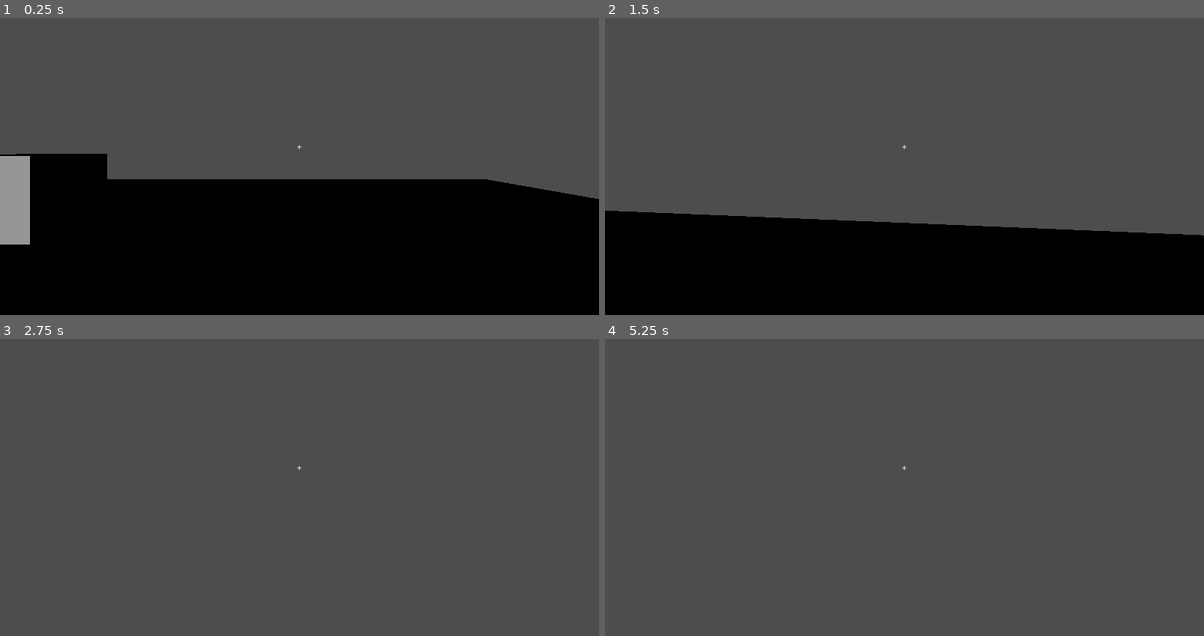
Above: before the commit, frames 1-4 (two rows, left to right).
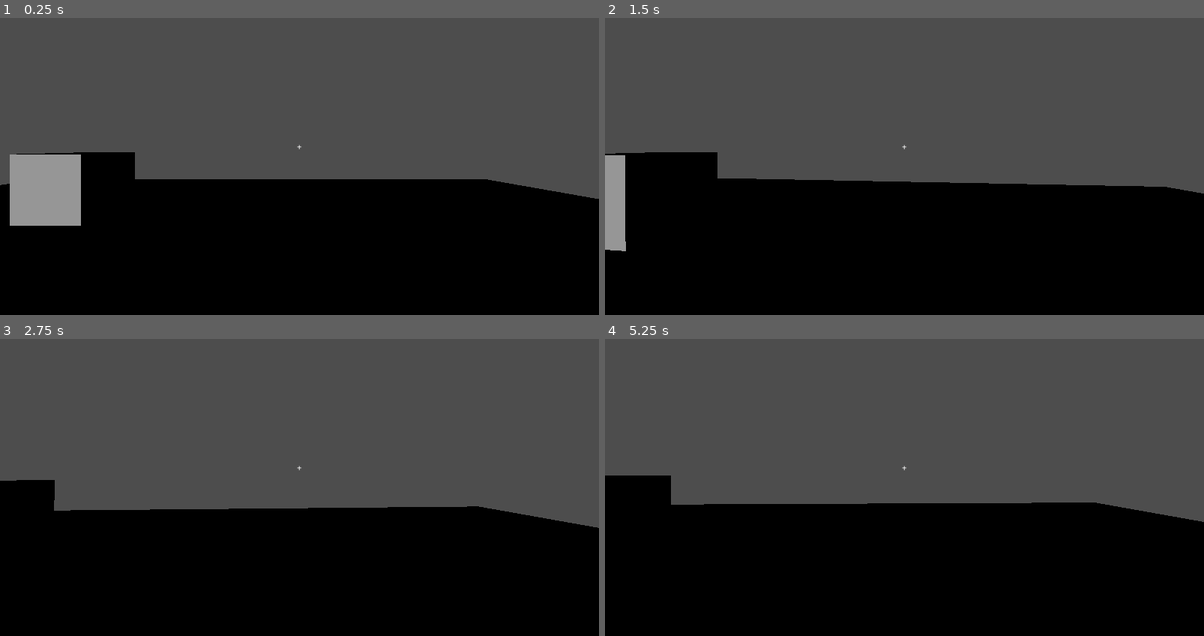
Above: after the commit, the same moments.

Repository: Anonoymouse/forge-repository
Game: Godot game, scene res://test_room.tscn
The game is run twice, just before and just after one commit, with the same random seed, the same clock (stepped at 60 frames per second) and the same inputs. Before the commit the project has no main scene; this scene is started directly in both runs.
Inputs (mouse positions are in pixels of both pictures, inside the frame that each line leads up to):
- Up to frame 1 (0.25 s): no input
- Up to frame 2 (1.5 s): tap Enter at 0.5 s; move the mouse to (934, 145) at 0.52 s; press the mouse at (934, 145) at 0.53 s; hold W (move_forward) from 0.53 s (still down); move the mouse to (874, 148) at 1.27 s; release the mouse at (874, 148) at 1.28 s; click (874, 148) at 1.35 s
- Up to frame 3 (2.75 s): keep holding W (move_forward); move the mouse to (311, 460) at 2.02 s; press the mouse at (311, 460) at 2.03 s
- Up to frame 4 (5.25 s): keep holding W (move_forward); tap Space at 2.75, 4.25 s; move the mouse to (898, 472) at 2.77 s; release the mouse at (898, 472) at 2.78 s; click (898, 472) at 2.85 s; tap Enter at 3.5, 5 s; move the mouse to (946, 472) at 3.52 s; press the mouse at (946, 472) at 3.53 s; move the mouse to (856, 463) at 4.27 s; release the mouse at (856, 463) at 4.28 s; click (856, 463) at 4.35 s; move the mouse to (910, 466) at 5.02 s; press the mouse at (910, 466) at 5.03 s

The runs differ from the first frame. In frame 1, 3.2% of the frame differs, in the area x 0-23%, y 45-77%; in frame 2, 16%; in frame 3, 43%; in frame 4, 45%, in the area x 0-100%, y 45-100%.

Commit message:
I made a bullet

Diff:
--- /dev/null
+++ b/blasterbolt.gd
@@ -0,0 +1,30 @@
+extends Area3D
+
+@export var speed := 35.0
+@export var lifetime := 3.0
+
+var shooter: Node3D
+var time_left := 0.0
+
+
+func _ready() -> void:
+	time_left = lifetime
+	body_entered.connect(_on_body_entered)
+
+
+func _physics_process(delta: float) -> void:
+	global_position += -global_transform.basis.z * speed * delta
+
+	time_left -= delta
+	if time_left <= 0.0:
+		queue_free()
+
+
+func _on_body_entered(body: Node3D) -> void:
+	if body == shooter:
+		return
+
+	if body.has_method("hit"):
+		body.hit()
+
+	queue_free()
--- /dev/null
+++ b/blasterbolt.tscn
@@ -0,0 +1,24 @@
+[gd_scene load_steps=5 format=3 uid="uid://ff6ht5agf7id"]
+
+[ext_resource type="Script" uid="uid://d33513xxxx1kl" path="res://blasterbolt.gd" id="1_b6m7i"]
+
+[sub_resource type="CapsuleMesh" id="CapsuleMesh_b6m7i"]
+radius = 0.08
+height = 0.4
+
+[sub_resource type="StandardMaterial3D" id="StandardMaterial3D_5lp05"]
+albedo_color = Color(0.847059, 0.67451, 0.317647, 1)
+
+[sub_resource type="SphereShape3D" id="SphereShape3D_g6yil"]
+radius = 0.12
+
+[node name="Blasterbolt" type="Area3D"]
+script = ExtResource("1_b6m7i")
+
+[node name="MeshInstance3D" type="MeshInstance3D" parent="."]
+transform = Transform3D(1, 0, 0, 0, -4.37114e-08, -1, 0, 1, -4.37114e-08, 0, 0, 0)
+mesh = SubResource("CapsuleMesh_b6m7i")
+surface_material_override/0 = SubResource("StandardMaterial3D_5lp05")
+
+[node name="CollisionShape3D" type="CollisionShape3D" parent="."]
+shape = SubResource("SphereShape3D_g6yil")
--- a/player.gd
+++ b/player.gd
@@ -2,8 +2,10 @@
 
 @export var speed := 6.0
 @export var mouse_sensitivity := 0.002
-
+var bullet_scene: PackedScene = preload("res://blasterbolt.tscn")
+@onready var muzzle: Marker3D = find_child("Muzzle", true, false)
 @onready var camera: Camera3D = find_child("Camera3D", true, false)
+@onready var crosshair: Label = find_child("Crosshair", true, false)
 
 var gravity: float = ProjectSettings.get_setting("physics/3d/default_gravity")
 
@@ -20,7 +22,11 @@
 	if event is InputEventMouseMotion:
 		rotate_y(-event.relative.x * mouse_sensitivity)
 		camera.rotate_x(-event.relative.y * mouse_sensitivity)
-		camera.rotation.x = clamp(camera.rotation.x, deg_to_rad(-80), deg_to_rad(80))
+		camera.rotation.x = clamp(
+			camera.rotation.x,
+			deg_to_rad(-80),
+			deg_to_rad(80)
+		)
 
 	if event.is_action_pressed("ui_cancel"):
 		Input.mouse_mode = Input.MOUSE_MODE_VISIBLE
@@ -42,16 +48,7 @@
 
 
 func shoot() -> void:
-	var from := camera.global_position
-	var to := from - camera.global_transform.basis.z * 100.0
-
-	var query := PhysicsRayQueryParameters3D.create(from, to)
-	query.exclude = [get_rid()]
-
-	var result := get_world_3d().direct_space_state.intersect_ray(query)
-
-	if not result.is_empty():
-		print("Hit: ", result.collider.name)
-
-		if result.collider.has_method("hit"):
-			result.collider.hit()
+	var bullet = bullet_scene.instantiate()
+	get_tree().current_scene.add_child(bullet)
+	bullet.global_transform = muzzle.global_transform
+	bullet.set("shooter", self)
--- a/player.tscn
+++ b/player.tscn
@@ -1,6 +1,7 @@
-[gd_scene load_steps=4 format=3 uid="uid://ddwcrajynno0w"]
+[gd_scene load_steps=5 format=3 uid="uid://ddwcrajynno0w"]
 
 [ext_resource type="Script" uid="uid://bofqkn3vfu11l" path="res://player.gd" id="1_4flbx"]
+[ext_resource type="PackedScene" uid="uid://ff6ht5agf7id" path="res://blasterbolt.tscn" id="2_onrkg"]
 
 [sub_resource type="CapsuleShape3D" id="CapsuleShape3D_sh265"]
 
@@ -24,7 +25,8 @@
 transform = Transform3D(1, 0, 0, 0, 1, 0, 0, 0, 1, 0, 0.48074, 0)
 h_offset = 1.5
 
-[node name="Marker3D" type="Marker3D" parent="Node3D/Node3D2/Camera3D"]
+[node name="Muzzle" type="Marker3D" parent="Node3D/Node3D2/Camera3D"]
+transform = Transform3D(1, 0, 0, 0, 1, 0, 0, 0, 1, 0, 0, -0.5)
 
 [node name="HUD" type="CanvasLayer" parent="."]
 
@@ -44,3 +46,5 @@
 text = "+"
 horizontal_alignment = 1
 vertical_alignment = 1
+
+[node name="Blasterbolt" parent="." instance=ExtResource("2_onrkg")]
--- a/project.godot
+++ b/project.godot
@@ -11,6 +11,7 @@
 [application]
 
 config/name="Forge 1"
+run/main_scene="uid://c3gue76gskcx"
 config/features=PackedStringArray("4.4", "Forward Plus")
 config/icon="res://icon.svg"
 
--- a/target.gd
+++ b/target.gd
@@ -1,10 +1,4 @@
 extends StaticBody3D
 
-var health := 3
-
 func hit() -> void:
-	health -= 1
-	print("Target hit! Health: ", health)
-
-	if health <= 0:
-		queue_free()
+	print("Target hit!")
--- a/test_room.tscn
+++ b/test_room.tscn
@@ -8,6 +8,12 @@
 
 [sub_resource type="BoxShape3D" id="BoxShape3D_aiegb"]
 size = Vector3(20, 1, 20)
+
+[sub_resource type="BoxMesh" id="BoxMesh_arrdh"]
+size = Vector3(2, 2, 1)
+
+[sub_resource type="BoxShape3D" id="BoxShape3D_ju58f"]
+size = Vector3(2, 2, 1)
 
 [node name="Node3D" type="Node3D"]
 
@@ -27,4 +33,15 @@
 [node name="DirectionalLight3D" type="DirectionalLight3D" parent="."]
 
 [node name="target" parent="." instance=ExtResource("2_oqbmf")]
-transform = Transform3D(1, 0, 0, 0, 1, 0, 0, 0, 1, -2, 1, -3)
+transform = Transform3D(1, 0, 0, 0, 1, 0, 0, 0, 1, -2, 1, -3.58679)
+
+[node name="Cover" type="StaticBody3D" parent="."]
+transform = Transform3D(1, 0, 0, 0, 1, 0, 0, 0, 1, 0.00472164, 1, -1.97759)
+visible = false
+
+[node name="MeshInstance3D" type="MeshInstance3D" parent="Cover"]
+transform = Transform3D(1, 0, 0, 0, 1, 0, 0, 0, 1, -1.52234, 0.264418, 0.00191522)
+mesh = SubResource("BoxMesh_arrdh")
+
+[node name="CollisionShape3D" type="CollisionShape3D" parent="Cover"]
+shape = SubResource("BoxShape3D_ju58f")
Not shown, added: blasterbolt.gd.uid
Not shown: 1 places in test_room.tscn that only renumber resources
